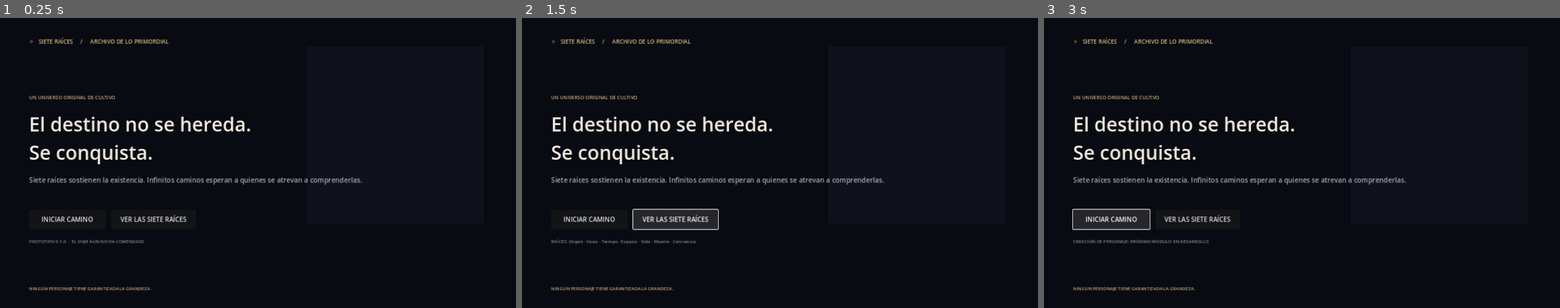
Above: before the commit, frames 1-3 (left to right).
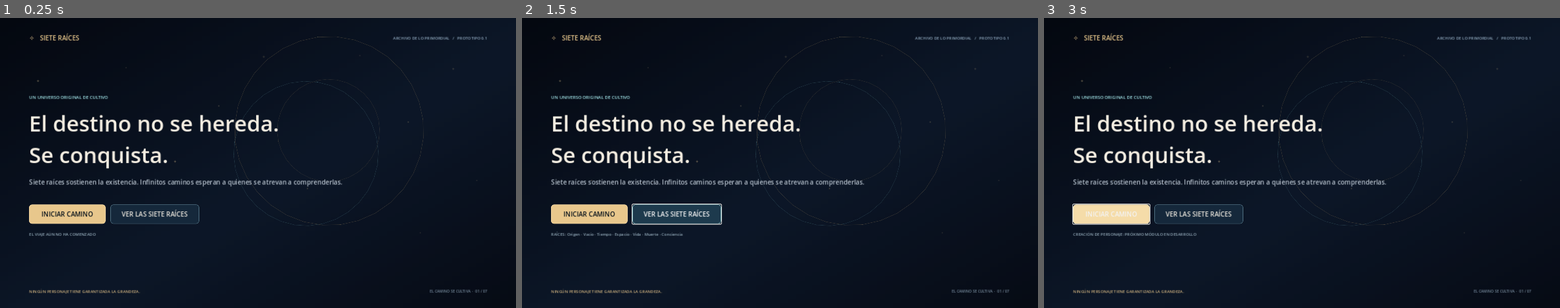
Above: after the commit, the same moments.

Repository: JOSEFRO/cultivation-universe-game
Game: Godot game, scene res://scenes/main.tscn
Two runs of this game, one before a commit and one after it. Both use one fixed random seed, a clock stepped at 60 frames per second and the inputs below.
Inputs:
- Up to frame 1 (0.25 s): no input
- Up to frame 2 (1.5 s): click "VER LAS SIETE RAÍCES" at 0.5 s; click "VER LAS SIETE RAÍCES" at 1.25 s
- Up to frame 3 (3 s): click "VER LAS SIETE RAÍCES" at 2 s; click "INICIAR CAMINO" at 2.75 s

The runs differ from the first frame. In frame 1, 7.4% of the frame differs, in the area x 5-95%, y 5-96%; in frame 2, 7.9%; in frame 3, 7.9%.

Commit message:
Redesign Siete Raíces cinematic title scene

Diff:
--- a/scripts/main.gd
+++ b/scripts/main.gd
@@ -8,95 +8,192 @@
 	_build_interface()
 
 func _build_interface() -> void:
-	var background := ColorRect.new()
-	background.color = Color("#090b12")
+	var gradient := Gradient.new()
+	gradient.colors = [Color("#050912"), Color("#101d32"), Color("#080d18")]
+	gradient.offsets = PackedFloat32Array([0.0, 0.56, 1.0])
+	var gradient_texture := GradientTexture2D.new()
+	gradient_texture.gradient = gradient
+	gradient_texture.fill_from = Vector2(0.0, 0.0)
+	gradient_texture.fill_to = Vector2(1.0, 1.0)
+	var background := TextureRect.new()
+	background.texture = gradient_texture
+	background.expand_mode = TextureRect.EXPAND_IGNORE_SIZE
+	background.stretch_mode = TextureRect.STRETCH_SCALE
 	background.set_anchors_and_offsets_preset(Control.PRESET_FULL_RECT)
 	add_child(background)
 
-	var glow := ColorRect.new()
-	glow.color = Color("#17182a")
-	glow.position = Vector2(760, 70)
-	glow.size = Vector2(440, 440)
-	glow.modulate.a = 0.48
-	add_child(glow)
+	_add_starfield()
+	_add_orbit(790, 310, 470, 470, Color("#d9b77c", 0.30), -0.12)
+	_add_orbit(790, 310, 360, 360, Color("#8adce5", 0.24), 0.16)
+	_add_orbit(790, 310, 255, 255, Color("#d9b77c", 0.20), -0.22)
+	_add_mountain_layer(0, 460, 1280, 260, Color("#0a1728"))
+	_add_mountain_layer(0, 520, 1280, 200, Color("#0c2030"))
+	_add_mountain_layer(0, 590, 1280, 130, Color("#101d2b"))
+
+	var vignette := ColorRect.new()
+	vignette.color = Color(0.01, 0.02, 0.04, 0.24)
+	vignette.set_anchors_and_offsets_preset(Control.PRESET_FULL_RECT)
+	vignette.mouse_filter = Control.MOUSE_FILTER_IGNORE
+	add_child(vignette)
 
 	var margin := MarginContainer.new()
 	margin.set_anchors_and_offsets_preset(Control.PRESET_FULL_RECT)
 	margin.add_theme_constant_override("margin_left", 72)
 	margin.add_theme_constant_override("margin_right", 72)
-	margin.add_theme_constant_override("margin_top", 48)
-	margin.add_theme_constant_override("margin_bottom", 40)
+	margin.add_theme_constant_override("margin_top", 38)
+	margin.add_theme_constant_override("margin_bottom", 34)
 	add_child(margin)
 
 	var layout := VBoxContainer.new()
-	layout.add_theme_constant_override("separation", 22)
+	layout.add_theme_constant_override("separation", 18)
 	margin.add_child(layout)
 
+	var header := HBoxContainer.new()
+	layout.add_child(header)
 	var brand := Label.new()
-	brand.text = "✧   SIETE RAÍCES     /     ARCHIVO DE LO PRIMORDIAL"
-	brand.add_theme_font_size_override("font_size", 14)
-	brand.add_theme_color_override("font_color", Color("#d6b77f"))
-	layout.add_child(brand)
-
-	var spacer := Control.new()
-	spacer.custom_minimum_size.y = 75
-	layout.add_child(spacer)
+	brand.text = "✧   SIETE RAÍCES"
+	brand.add_theme_font_size_override("font_size", 16)
+	brand.add_theme_color_override("font_color", Color("#e8c78c"))
+	header.add_child(brand)
+	var header_spacer := Control.new()
+	header_spacer.size_flags_horizontal = Control.SIZE_EXPAND_FILL
+	header.add_child(header_spacer)
+	var edition := Label.new()
+	edition.text = "ARCHIVO DE LO PRIMORDIAL   /   PROTOTIPO 0.1"
+	edition.add_theme_font_size_override("font_size", 10)
+	edition.add_theme_color_override("font_color", Color("#8ea7bd"))
+	header.add_child(edition)
+
+	var content_spacer := Control.new()
+	content_spacer.size_flags_vertical = Control.SIZE_EXPAND_FILL
+	layout.add_child(content_spacer)
 
 	var eyebrow := Label.new()
 	eyebrow.text = "UN UNIVERSO ORIGINAL DE CULTIVO"
-	eyebrow.add_theme_font_size_override("font_size", 12)
-	eyebrow.add_theme_color_override("font_color", Color("#c4a575"))
+	eyebrow.add_theme_font_size_override("font_size", 11)
+	eyebrow.add_theme_color_override("font_color", Color("#9fe1e5"))
 	layout.add_child(eyebrow)
 
 	var title := Label.new()
 	title.text = "El destino no se hereda.\nSe conquista."
-	title.add_theme_font_size_override("font_size", 48)
-	title.add_theme_color_override("font_color", Color("#f0e9dc"))
+	title.add_theme_font_size_override("font_size", 54)
+	title.add_theme_color_override("font_color", Color("#f5eee2"))
 	layout.add_child(title)
 
 	var description := Label.new()
 	description.text = "Siete raíces sostienen la existencia. Infinitos caminos esperan a quienes se atrevan a comprenderlas."
 	description.custom_minimum_size.x = 540
 	description.autowrap_mode = TextServer.AUTOWRAP_WORD_SMART
-	description.add_theme_font_size_override("font_size", 17)
-	description.add_theme_color_override("font_color", Color("#a6a7b1"))
+	description.add_theme_font_size_override("font_size", 16)
+	description.add_theme_color_override("font_color", Color("#b2bdc9"))
 	layout.add_child(description)
 
 	var gap := Control.new()
-	gap.custom_minimum_size.y = 18
+	gap.custom_minimum_size.y = 8
 	layout.add_child(gap)
 
 	var buttons := HBoxContainer.new()
-	buttons.add_theme_constant_override("separation", 14)
+	buttons.add_theme_constant_override("separation", 12)
 	layout.add_child(buttons)
 
 	var begin_button := Button.new()
 	begin_button.text = "  INICIAR CAMINO  "
 	begin_button.custom_minimum_size = Vector2(190, 48)
+	begin_button.add_theme_color_override("font_color", Color("#07111a"))
+	begin_button.add_theme_stylebox_override("normal", _button_style(Color("#e8c78c"), Color("#f4d9a5")))
+	begin_button.add_theme_stylebox_override("hover", _button_style(Color("#f5dca9"), Color("#fff0cc")))
+	begin_button.add_theme_stylebox_override("pressed", _button_style(Color("#c6a36d"), Color("#e8c78c")))
 	begin_button.pressed.connect(_on_begin_pressed)
 	buttons.add_child(begin_button)
 
 	var codex_button := Button.new()
 	codex_button.text = "  VER LAS SIETE RAÍCES  "
-	codex_button.custom_minimum_size = Vector2(210, 48)
+	codex_button.custom_minimum_size = Vector2(220, 48)
+	codex_button.add_theme_color_override("font_color", Color("#e9e5dc"))
+	codex_button.add_theme_stylebox_override("normal", _button_style(Color("#15283b"), Color("#587b8d")))
+	codex_button.add_theme_stylebox_override("hover", _button_style(Color("#1d3a4d"), Color("#9fe1e5")))
 	codex_button.pressed.connect(_on_codex_pressed)
 	buttons.add_child(codex_button)
 
 	status_label = Label.new()
-	status_label.text = "PROTOTIPO 0.1.0  ·  EL VIAJE AÚN NO HA COMENZADO"
-	status_label.add_theme_font_size_override("font_size", 11)
-	status_label.add_theme_color_override("font_color", Color("#888b98"))
+	status_label.text = "EL VIAJE AÚN NO HA COMENZADO"
+	status_label.add_theme_font_size_override("font_size", 10)
+	status_label.add_theme_color_override("font_color", Color("#91a8b7"))
 	layout.add_child(status_label)
 
 	var bottom_spacer := Control.new()
 	bottom_spacer.size_flags_vertical = Control.SIZE_EXPAND_FILL
 	layout.add_child(bottom_spacer)
 
+	var footer := HBoxContainer.new()
+	layout.add_child(footer)
 	var principle := Label.new()
 	principle.text = "NINGÚN PERSONAJE TIENE GARANTIZADA LA GRANDEZA."
-	principle.add_theme_font_size_override("font_size", 11)
-	principle.add_theme_color_override("font_color", Color("#c7a878"))
-	layout.add_child(principle)
+	principle.add_theme_font_size_override("font_size", 10)
+	principle.add_theme_color_override("font_color", Color("#c9ad7c"))
+	footer.add_child(principle)
+	var footer_spacer := Control.new()
+	footer_spacer.size_flags_horizontal = Control.SIZE_EXPAND_FILL
+	footer.add_child(footer_spacer)
+	var footer_note := Label.new()
+	footer_note.text = "EL CAMINO SE CULTIVA  ·  01 / 07"
+	footer_note.add_theme_font_size_override("font_size", 9)
+	footer_note.add_theme_color_override("font_color", Color("#75899c"))
+	footer.add_child(footer_note)
+
+func _button_style(fill: Color, border: Color) -> StyleBoxFlat:
+	var style := StyleBoxFlat.new()
+	style.bg_color = fill
+	style.border_color = border
+	style.set_border_width_all(1)
+	style.set_corner_radius_all(7)
+	style.content_margin_left = 14
+	style.content_margin_right = 14
+	style.content_margin_top = 9
+	style.content_margin_bottom = 9
+	return style
+
+func _add_starfield() -> void:
+	var positions := [
+		Vector2(90, 150), Vector2(310, 110), Vector2(540, 205), Vector2(1120, 120),
+		Vector2(1010, 245), Vector2(890, 80), Vector2(430, 350), Vector2(1180, 390),
+		Vector2(170, 390), Vector2(650, 90), Vector2(760, 410), Vector2(1040, 520)
+	]
+	for i in positions.size():
+		var star := Label.new()
+		star.text = "✦" if i % 3 == 0 else "·"
+		star.position = positions[i]
+		star.add_theme_font_size_override("font_size", 10 if i % 3 == 0 else 18)
+		star.add_theme_color_override("font_color", Color("#d9c18e", 0.55 if i % 2 == 0 else 0.28))
+		star.mouse_filter = Control.MOUSE_FILTER_IGNORE
+		add_child(star)
+
+func _add_orbit(center_x: float, center_y: float, width: float, height: float, tint: Color, angle: float) -> void:
+	var ring := Panel.new()
+	ring.position = Vector2(center_x - width / 2.0, center_y - height / 2.0)
+	ring.size = Vector2(width, height)
+	var style := StyleBoxFlat.new()
+	style.bg_color = Color(0, 0, 0, 0)
+	style.border_color = tint
+	style.set_border_width_all(1)
+	style.set_corner_radius_all(int(min(width, height) / 2.0))
+	ring.add_theme_stylebox_override("panel", style)
+	ring.rotation = angle
+	ring.mouse_filter = Control.MOUSE_FILTER_IGNORE
+	add_child(ring)
+
+func _add_mountain_layer(x: float, y: float, width: float, height: float, tint: Color) -> void:
+	var mountain := Polygon2D.new()
+	mountain.position = Vector2(x, y)
+	mountain.polygon = PackedVector2Array([
+		Vector2(0, height), Vector2(0, height * 0.65), Vector2(width * 0.16, height * 0.12),
+		Vector2(width * 0.27, height * 0.56), Vector2(width * 0.43, height * 0.02),
+		Vector2(width * 0.59, height * 0.61), Vector2(width * 0.76, height * 0.16),
+		Vector2(width, height * 0.52), Vector2(width, height)
+	])
+	mountain.color = tint
+	mountain.z_index = -1
+	add_child(mountain)
 
 func _on_begin_pressed() -> void:
 	status_label.text = "CREACIÓN DE PERSONAJE: PRÓXIMO MÓDULO EN DESARROLLO"
